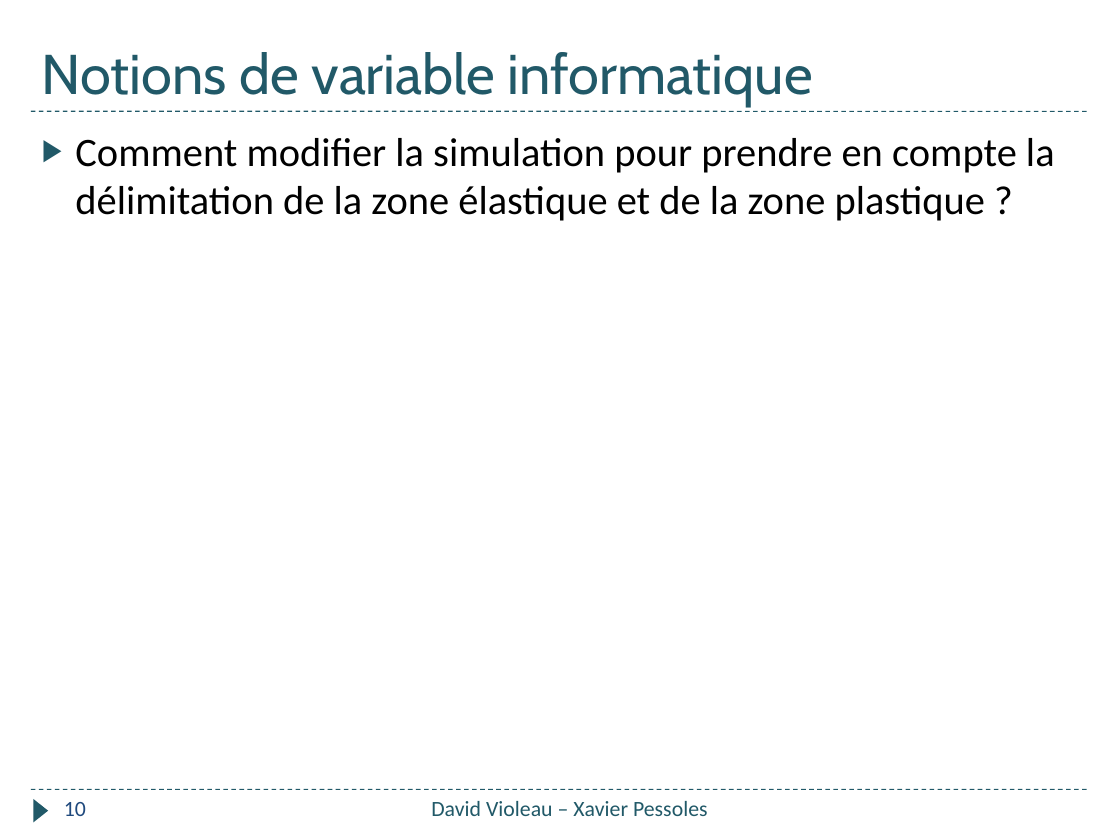
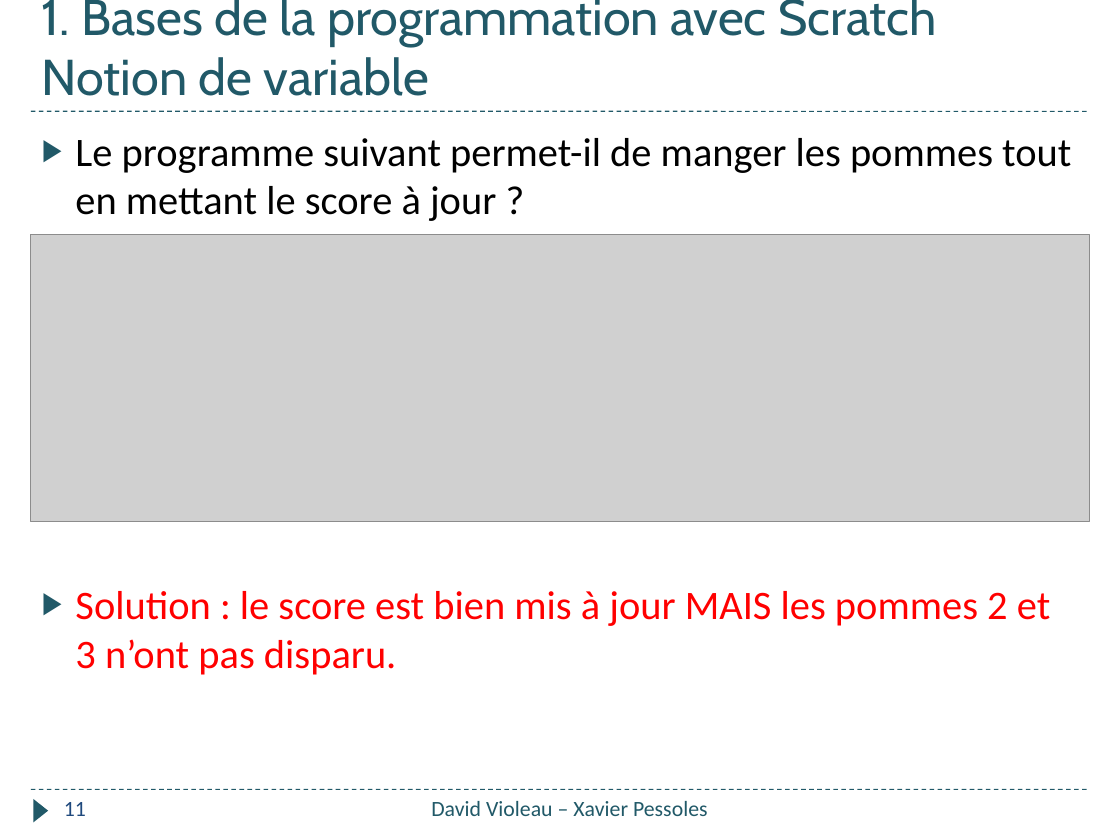
Before and after one commit to xpessoles/Informatique_College, a slide deck: slide 11 of Formation_2018/Quizz_Pomme/Quizz_Pomme.pptx (slide 10 before the commit). Drawn at 1120x840 pixels with LibreOffice and Linux fonts; fonts in the diff are those of the drawing; grey boxes stand for pictures. Boxes give left, top, right and bottom in pixels: in the first picture for what was removed or moved away, otherwise in the second. Text is boxed around its words. In the diff, an @@ line names an element or a change of style, - is before the commit and + after.

```diff
--- a/Formation_2018/Quizz_Pomme/Quizz_Pomme.pptx
+++ b/Formation_2018/Quizz_Pomme/Quizz_Pomme.pptx
@@ title at box(42, 0, 937, 96): text changed; size 36 to 32.4 pt @@
-Notions de variable informatique
+1. Bases de la programmation avec Scratch
+Notion de variable
@@ text at box(75, 138, 1071, 675): text changed @@
-▶ Comment modifier la simulation pour prendre en compte la délimitation de la zone élastique et de la zone plastique ?
+▶ Le programme suivant permet-il de manger les pommes tout en mettant le score à jour ?
+▶ Solution : le score est bien mis à jour MAIS les pommes 2 et 3 n’ont pas disparu.
@@ picture added at box(31, 235, 1090, 522) @@
@@ page number at box(64, 802, 86, 816): text changed @@
-10
+11
```
Also in this commit, not shown: 10 other slides changed, 1 slide added, 1 other file.
